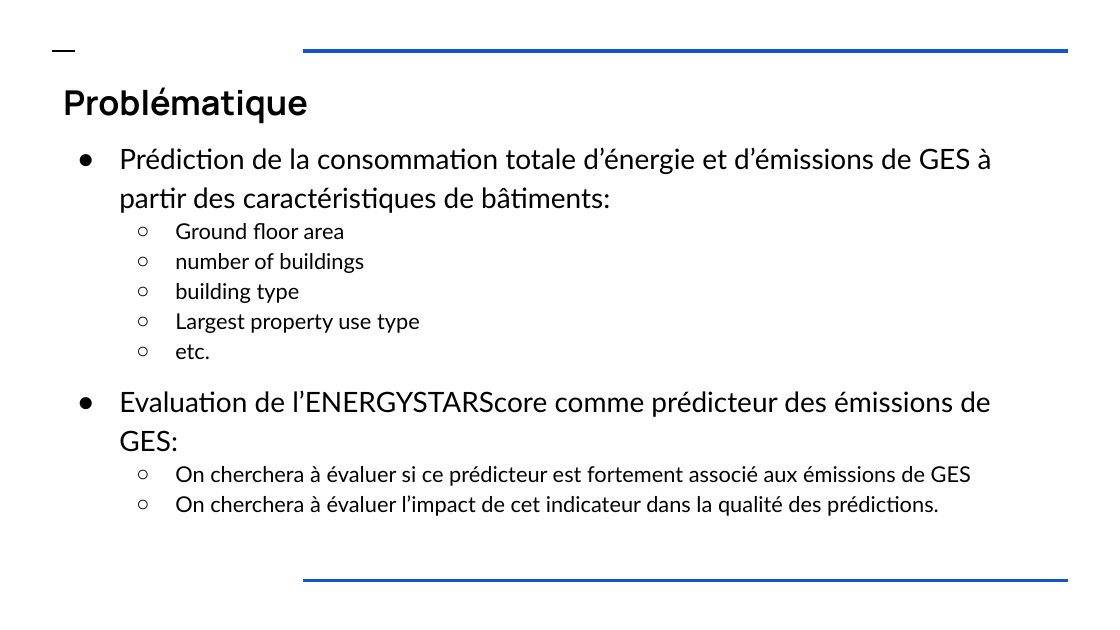
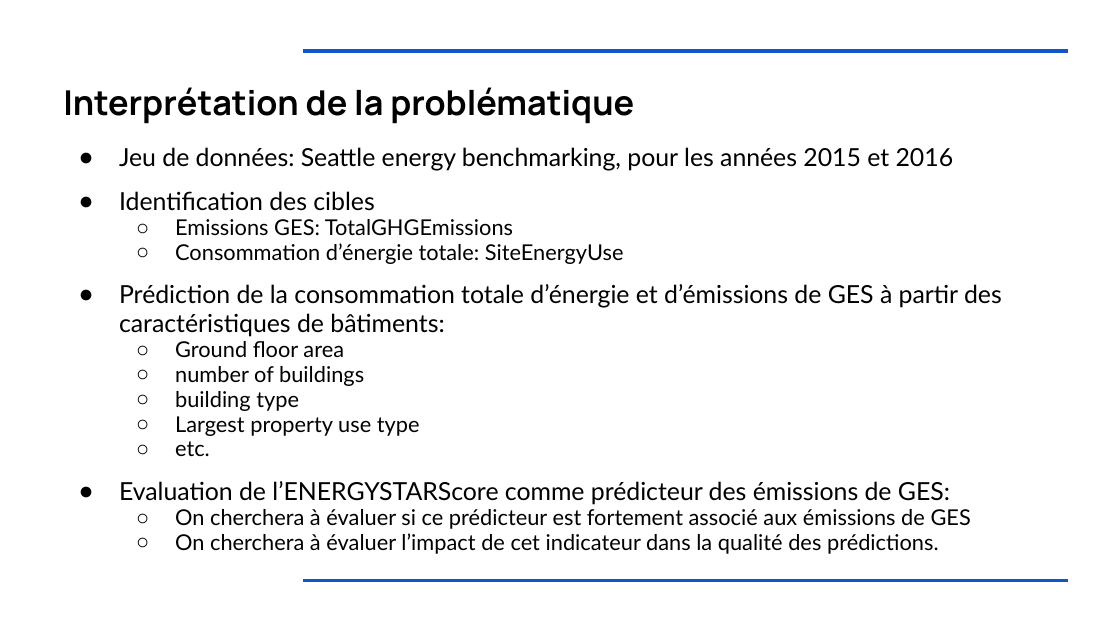
Before and after one commit to OlivierLegrand/P7, a slide deck: slide 2 of P4/anticipez la consommation électrique de bâtiments.pptx. Drawn at 1120x630 pixels with LibreOffice and Linux fonts; fonts in the diff are those of the drawing. Boxes give left, top, right and bottom in pixels: in the first picture for what was removed or moved away, otherwise in the second. Text is boxed around its words. In the diff, an @@ line names an element or a change of style, - is before the commit and + after.

```diff
--- a/P4/anticipez la consommation électrique de bâtiments.pptx
+++ b/P4/anticipez la consommation électrique de bâtiments.pptx
@@ line removed from (53, 50) to (75, 50) @@
@@ title at [63, 87, 634, 124]: text changed @@
-Problématique
+Interprétation de la problématique
@@ text at [119, 147, 954, 211]: paragraphs added @@
+● Jeu de données: Seattle energy benchmarking, pour les années 2015 et 2016
+● Identification des cibles
+  ○ Emissions GES: TotalGHGEmissions
+  ○ Consommation d’énergie totale: SiteEnergyUse
@@ text at [119, 284, 1002, 554]: size 18 to 16 pt in "Prédiction de la consommation totale d’énergie et ...", "Evaluation de l’ENERGYSTARScore comme prédicteur des émissio ..."; indent changed; line spacing 1.15 to 0.95; more space between paragraphs @@
```
Also in this commit, not shown: 24 other slides changed, 13 slides added, 9 slides removed, 3 other files.
